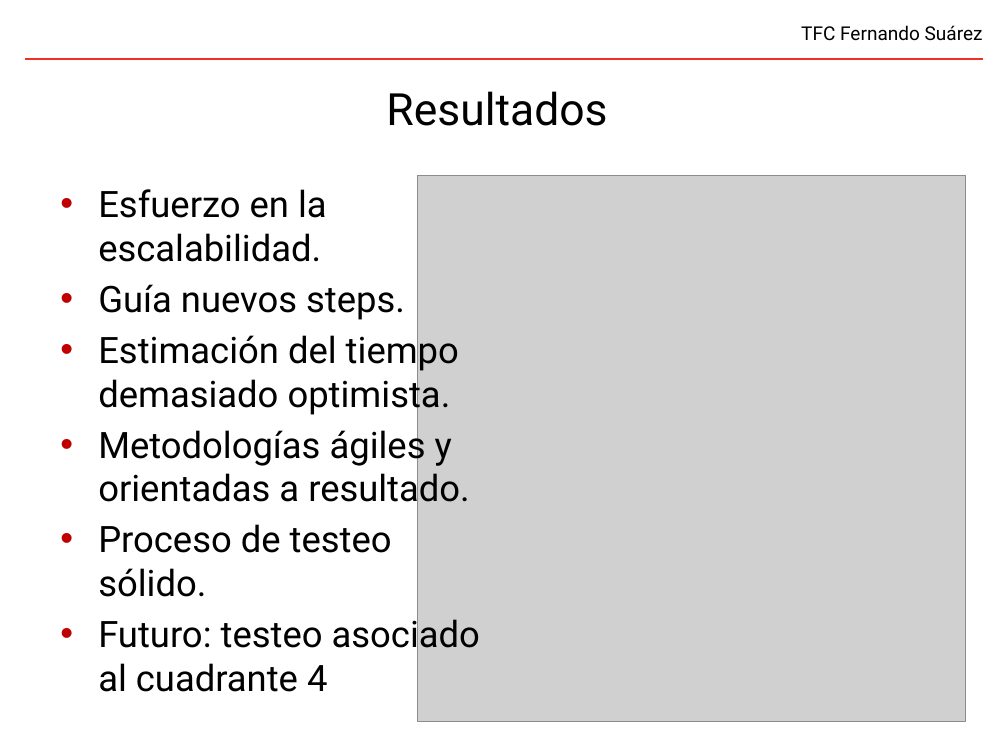
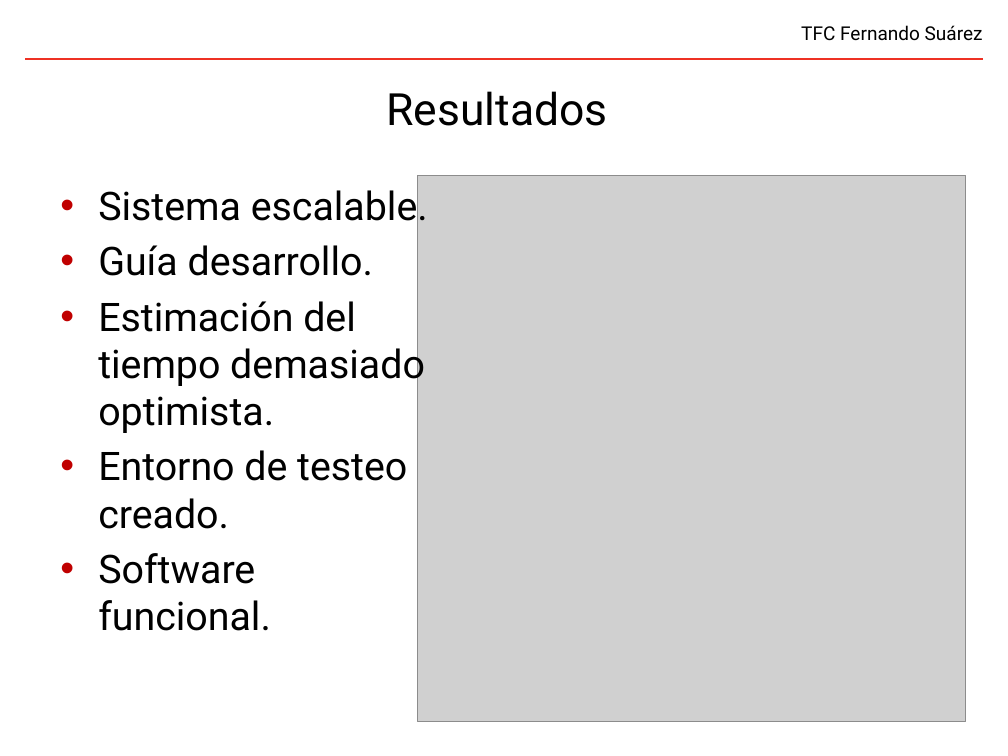
Before and after one commit to fsuarezj/toolBuilder-portlet, a slide deck: slide 22 of doc/presentation/presentacion.pptx. Drawn at 1008x756 pixels with LibreOffice and Linux fonts; fonts in the diff are those of the drawing; grey boxes stand for pictures; background and template pictures are left out. Boxes give left, top, right and bottom in pixels: in the first picture for what was removed or moved away, otherwise in the second. Text is boxed around its words. In the diff, an @@ line names an element or a change of style, - is before the commit and + after.

Commit message:
Modified presentation

```diff
--- a/doc/presentation/presentacion.pptx
+++ b/doc/presentation/presentacion.pptx
@@ text at box(98, 185, 428, 276): text changed; size 28.7 to 31 pt @@
-• Esfuerzo en la escalabilidad.
-• Guía nuevos steps.
+• Sistema escalable.
+• Guía desarrollo.
@@ text at box(98, 301, 425, 433): size 28.7 to 31 pt in "Estimación del tiempo demasiado optimista." @@
@@ text at box(98, 450, 407, 631): text changed; size 28.7 to 31 pt @@
-• Metodologías ágiles y orientadas a resultado.
-• Proceso de testeo sólido.
-• Futuro: testeo asociado al cuadrante 4
+• Entorno de testeo creado.
+• Software funcional.
```
Also in this commit, not shown: 6 other slides changed.
